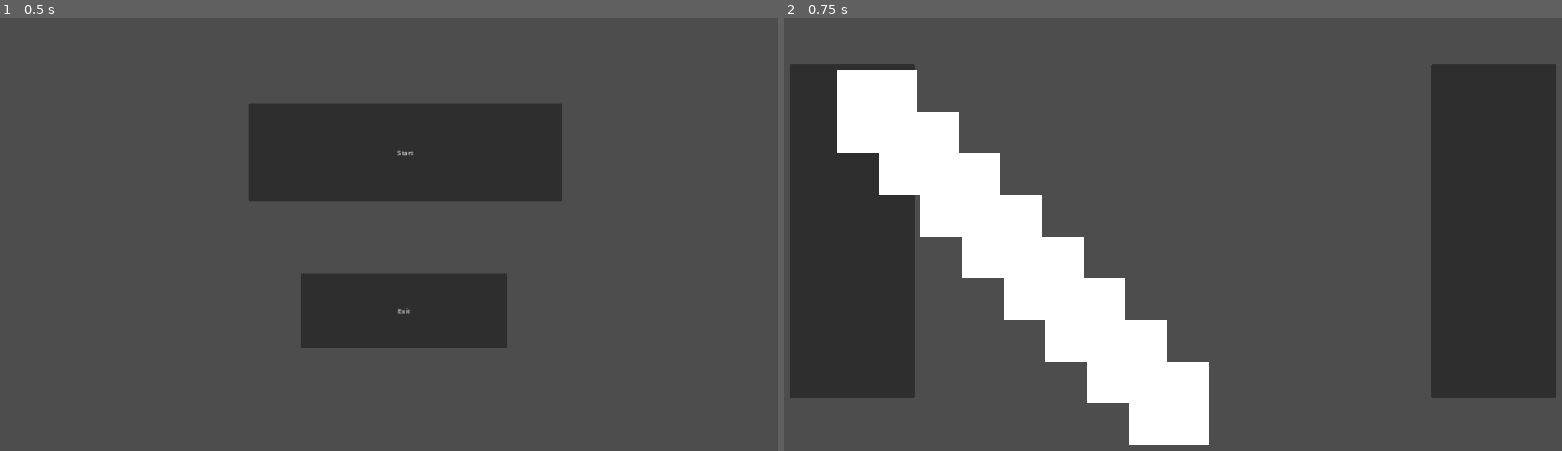
Above: before the commit, frames 1-2 (left to right).
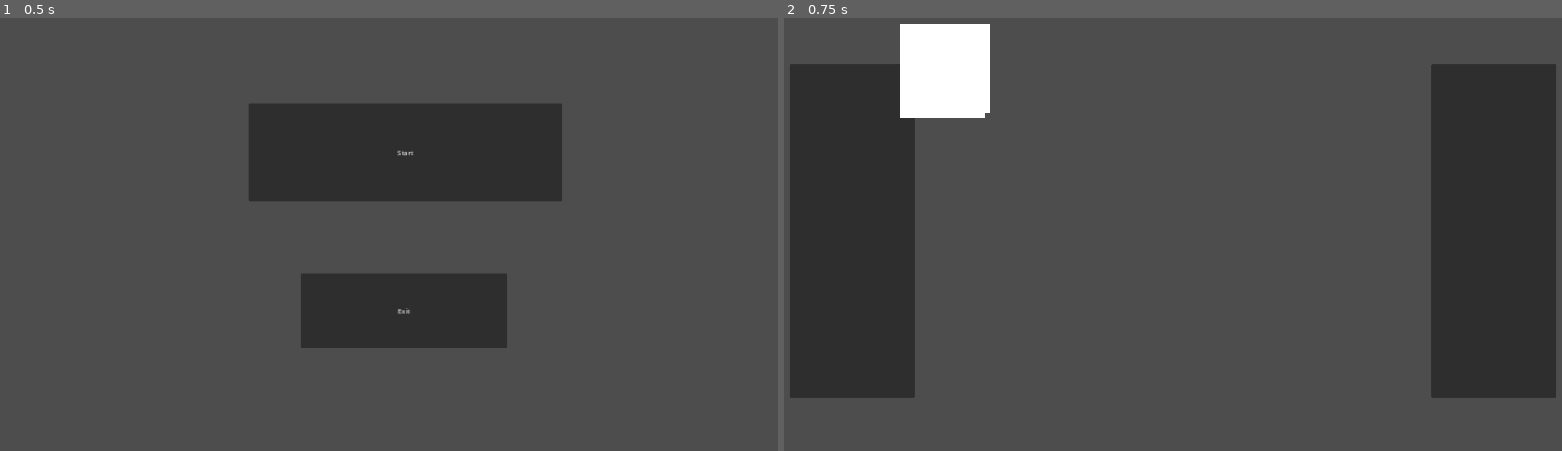
Above: after the commit, the same moments.

Repository: krishnabm/2nBack
Game: Godot game, scene res://scenes/MainMenu/main_menu.tscn
Same seed, same stepped clock (60 frames per second), same inputs: the game is played once before the commit and once after it.
Inputs:
- Up to frame 1 (0.5 s): no input
- Up to frame 2 (0.75 s): click "Start" at 0.5 s

Frame 1 is identical in both runs. In frame 2, 14% of the frame differs, in the area x 6-55%, y 1-99%.

Commit message:
Grid based addition

Diff:
--- a/scenes/GameBoard/game_board.gd
+++ b/scenes/GameBoard/game_board.gd
@@ -1,9 +1,11 @@
 extends Node2D
+@onready var play_slot_grid = %PlaySlotGrid
 
 func _ready():
 	var tape = TapeGenerator.gen_key(10,5)
 	for n in range(0,8):
 		var nextChild: PlaySlot = PlaySlot.constructor(n)
 		nextChild.name = "PlaySlot" + str(n)
-		nextChild.global_position = PlacementHelper.place_game_slot(n)
-		add_child(nextChild)
+		nextChild.add_to_group("PlaySlots")
+		#nextChild.global_position = PlacementHelper.place_game_slot(n)
+		play_slot_grid.add_child(nextChild)
--- a/scenes/PlaySlot/play_slot.gd
+++ b/scenes/PlaySlot/play_slot.gd
@@ -1,5 +1,5 @@
 class_name PlaySlot
-extends Node2D
+extends Control
 
 const self_scene = preload("res://scenes/PlaySlot/play_slot.tscn")
 
--- a/scenes/PlaySlot/play_slot.tscn
+++ b/scenes/PlaySlot/play_slot.tscn
@@ -2,10 +2,11 @@
 
 [ext_resource type="Script" path="res://scenes/PlaySlot/play_slot.gd" id="1_k73ik"]
 
-[node name="PlaySlot" type="Node2D"]
+[node name="PlaySlot" type="Button"]
 script = ExtResource("1_k73ik")
 
 [node name="ColorRect" type="ColorRect" parent="."]
+layout_mode = 2
 offset_left = -96.0
 offset_top = -96.0
 offset_right = 96.0
